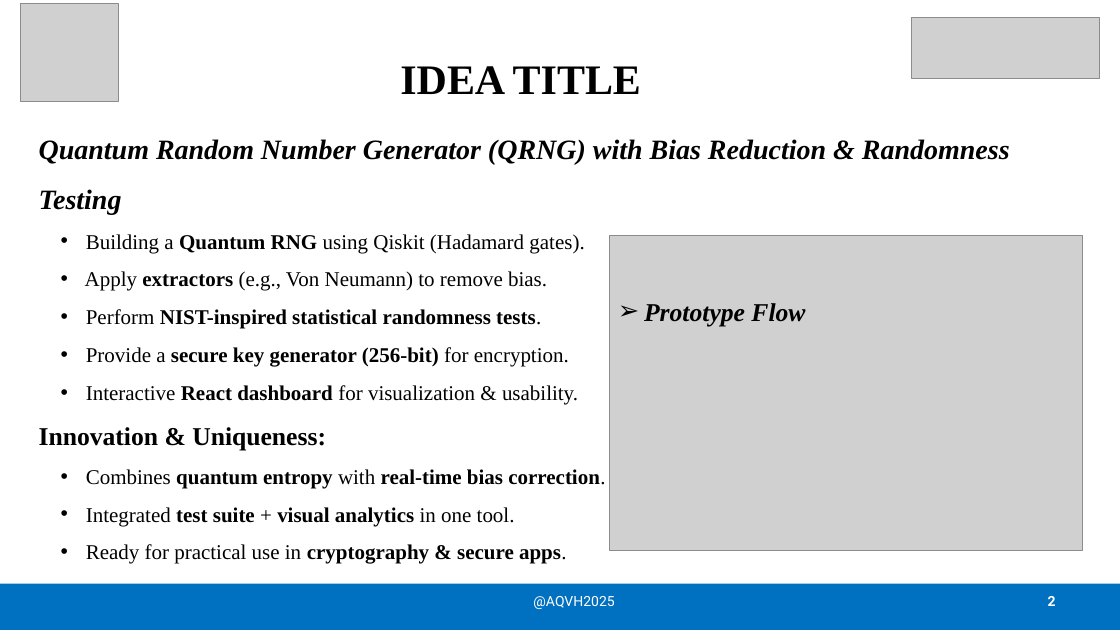
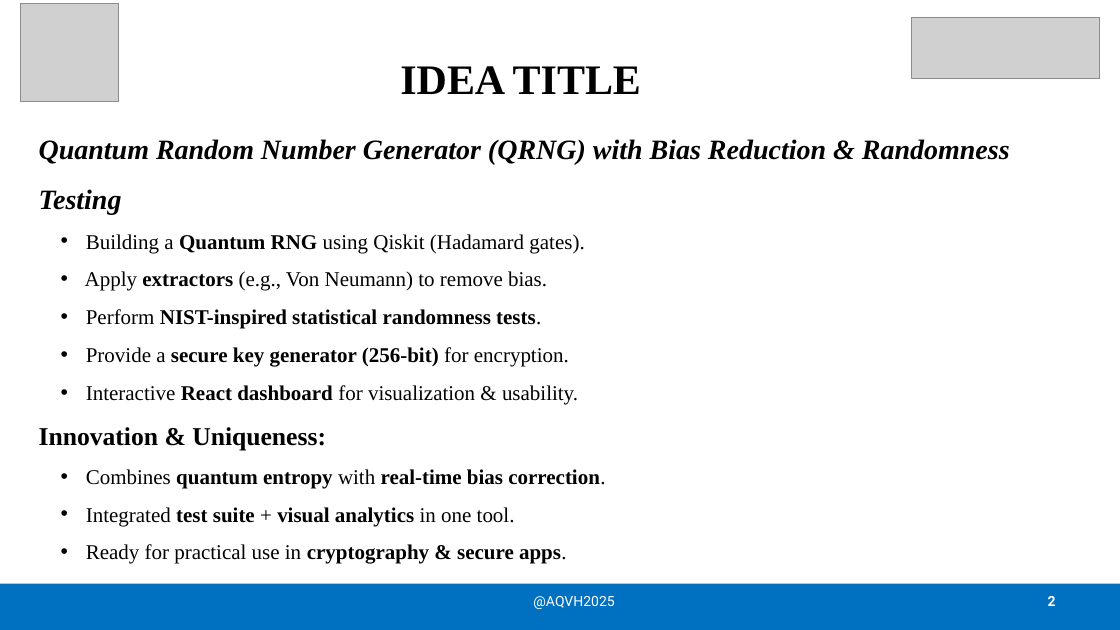
Before and after one commit to CharithPulaganti/QRNG, a slide deck: slide 2 of QRNG_Presentation.pptx. Drawn at 1120x630 pixels with LibreOffice and Linux fonts; fonts in the diff are those of the drawing; grey boxes stand for pictures. Boxes give left, top, right and bottom in pixels: in the first picture for what was removed or moved away, otherwise in the second. Text is boxed around its words. In the diff, an @@ line names an element or a change of style, - is before the commit and + after.

```diff
--- a/QRNG_Presentation.pptx
+++ b/QRNG_Presentation.pptx
@@ picture removed at bbox=[610, 236, 1082, 551] @@
@@ text removed at bbox=[644, 303, 805, 326] @@
-➢ Prototype Flow
```
Also in this commit, not shown: 2 other slides changed, 2 slides added, 6 other files.
